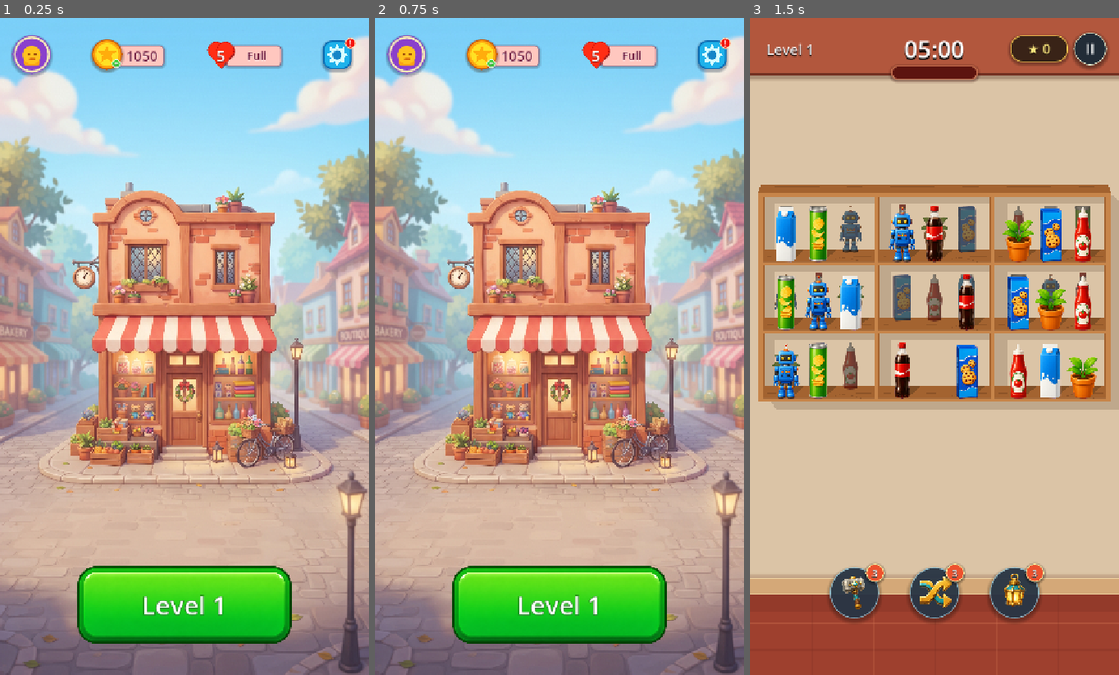
Above: before the commit, frames 1-3 (left to right).
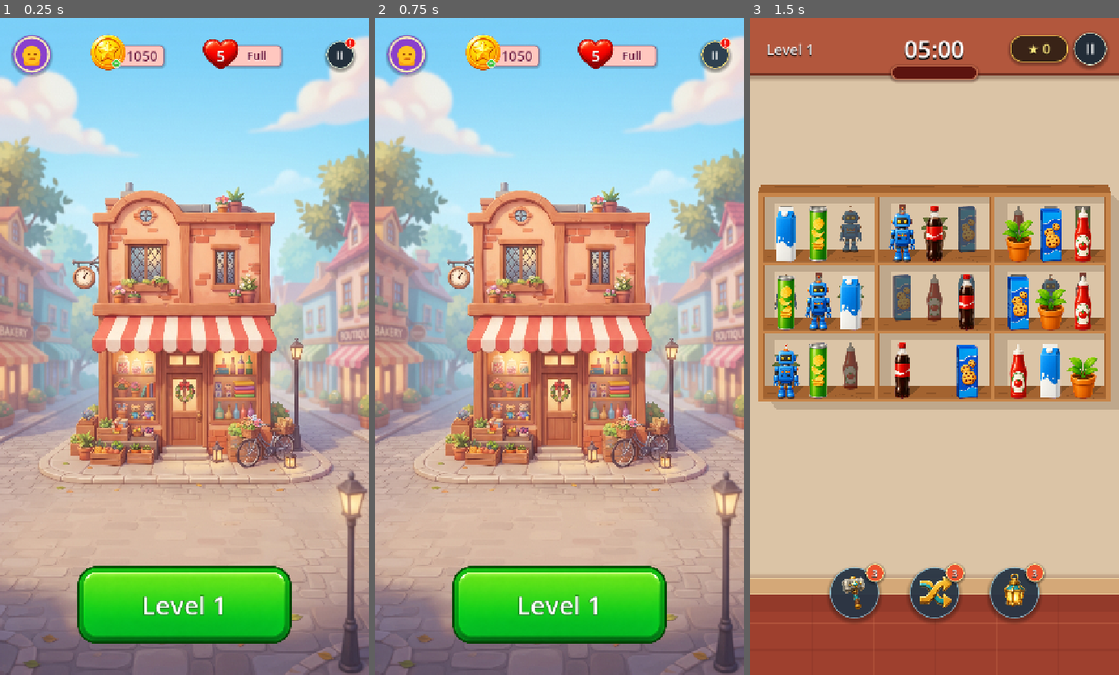
Above: after the commit, the same moments.

Repository: vladeque/sorting-puzzle
Game: Godot game, scene res://scenes/main_menu.tscn
Two runs of this game, one before a commit and one after it. Both use one fixed random seed, a clock stepped at 60 frames per second and the inputs below.
Inputs (mouse positions are in pixels of both pictures, inside the frame that each line leads up to):
- Up to frame 1 (0.25 s): no input
- Up to frame 2 (0.75 s): click (714, 57) at 0.5 s, where only the run after the commit has a clickable "II"
- Up to frame 3 (1.5 s): click "Level 1" at 1.25 s

The runs differ from the first frame. In frame 1, 1.0% of the frame differs, in the area x 24-97%, y 2-9%; in frame 2, 1.0%; in frame 3, nothing differs.

Commit message:
Improve production menu status icons

Diff:
--- a/scenes/ui/main_menu_top_status.tscn
+++ b/scenes/ui/main_menu_top_status.tscn
@@ -1,4 +1,7 @@
-[gd_scene load_steps=16 format=3]
+[gd_scene load_steps=15 format=3]
+
+[ext_resource type="Texture2D" uid="uid://dnlhdgplij67n" path="res://assets/ui/main_menu_coin.png" id="1_coin"]
+[ext_resource type="Texture2D" uid="uid://kvmueps1ax4n" path="res://assets/ui/main_menu_lives.png" id="2_lives"]
 
 [sub_resource type="StyleBoxFlat" id="StyleBoxFlat_profile_ring"]
 bg_color = Color(0.95, 0.9, 0.72, 1)
@@ -56,30 +59,6 @@
 shadow_offset = Vector2(0, 2)
 anti_aliasing_size = 1.0
 
-[sub_resource type="StyleBoxFlat" id="StyleBoxFlat_coin_outer"]
-bg_color = Color(1, 0.65, 0.06, 1)
-border_width_left = 3
-border_width_top = 3
-border_width_right = 3
-border_width_bottom = 3
-border_color = Color(0.79, 0.34, 0.02, 1)
-corner_radius_top_left = 30
-corner_radius_top_right = 30
-corner_radius_bottom_right = 30
-corner_radius_bottom_left = 30
-shadow_color = Color(0.2, 0.11, 0.02, 0.34)
-shadow_size = 5
-shadow_offset = Vector2(0, 3)
-anti_aliasing_size = 1.0
-
-[sub_resource type="StyleBoxFlat" id="StyleBoxFlat_coin_inner"]
-bg_color = Color(1, 0.88, 0.14, 1)
-corner_radius_top_left = 22
-corner_radius_top_right = 22
-corner_radius_bottom_right = 22
-corner_radius_bottom_left = 22
-anti_aliasing_size = 1.0
-
 [sub_resource type="StyleBoxFlat" id="StyleBoxFlat_plus_badge"]
 bg_color = Color(0.25, 0.82, 0.24, 1)
 border_width_left = 2
@@ -93,50 +72,50 @@
 corner_radius_bottom_left = 9
 anti_aliasing_size = 1.0
 
-[sub_resource type="StyleBoxFlat" id="StyleBoxFlat_heart_lobe"]
-bg_color = Color(1, 0.18, 0.08, 1)
-border_width_left = 1
-border_width_top = 1
-border_width_right = 1
-border_width_bottom = 1
-border_color = Color(0.77, 0.05, 0.02, 1)
-corner_radius_top_left = 18
-corner_radius_top_right = 18
-corner_radius_bottom_right = 18
-corner_radius_bottom_left = 18
-anti_aliasing_size = 1.0
-
-[sub_resource type="StyleBoxFlat" id="StyleBoxFlat_heart_shadow_lobe"]
-bg_color = Color(0.62, 0.03, 0.02, 0.62)
-corner_radius_top_left = 18
-corner_radius_top_right = 18
-corner_radius_bottom_right = 18
-corner_radius_bottom_left = 18
-anti_aliasing_size = 1.0
-
-[sub_resource type="StyleBoxFlat" id="StyleBoxFlat_settings_bg"]
-bg_color = Color(0.12, 0.7, 0.92, 1)
-border_width_left = 3
-border_width_top = 3
-border_width_right = 3
-border_width_bottom = 3
-border_color = Color(0.04, 0.42, 0.7, 1)
-corner_radius_top_left = 17
-corner_radius_top_right = 17
-corner_radius_bottom_right = 17
-corner_radius_bottom_left = 17
-shadow_color = Color(0.07, 0.13, 0.25, 0.34)
-shadow_size = 5
+[sub_resource type="StyleBoxFlat" id="StyleBoxFlat_pause_button_normal"]
+bg_color = Color(0.12, 0.17, 0.22, 0.96)
+border_width_left = 2
+border_width_top = 2
+border_width_right = 2
+border_width_bottom = 2
+border_color = Color(0.86, 0.92, 0.82, 0.86)
+corner_radius_top_left = 27
+corner_radius_top_right = 27
+corner_radius_bottom_right = 27
+corner_radius_bottom_left = 27
+shadow_color = Color(0, 0, 0, 0.36)
+shadow_size = 6
 shadow_offset = Vector2(0, 3)
-anti_aliasing_size = 1.0
-
-[sub_resource type="StyleBoxFlat" id="StyleBoxFlat_settings_center"]
-bg_color = Color(0.08, 0.52, 0.78, 1)
-corner_radius_top_left = 9
-corner_radius_top_right = 9
-corner_radius_bottom_right = 9
-corner_radius_bottom_left = 9
-anti_aliasing_size = 1.0
+
+[sub_resource type="StyleBoxFlat" id="StyleBoxFlat_pause_button_pressed"]
+bg_color = Color(0.08, 0.12, 0.16, 1)
+border_width_left = 2
+border_width_top = 2
+border_width_right = 2
+border_width_bottom = 2
+border_color = Color(0.99, 0.75, 0.36, 1)
+corner_radius_top_left = 27
+corner_radius_top_right = 27
+corner_radius_bottom_right = 27
+corner_radius_bottom_left = 27
+shadow_color = Color(0, 0, 0, 0.26)
+shadow_size = 4
+shadow_offset = Vector2(0, 2)
+
+[sub_resource type="StyleBoxFlat" id="StyleBoxFlat_pause_button_hover"]
+bg_color = Color(0.18, 0.25, 0.31, 1)
+border_width_left = 2
+border_width_top = 2
+border_width_right = 2
+border_width_bottom = 2
+border_color = Color(0.99, 0.88, 0.48, 1)
+corner_radius_top_left = 27
+corner_radius_top_right = 27
+corner_radius_bottom_right = 27
+corner_radius_bottom_left = 27
+shadow_color = Color(0, 0, 0, 0.4)
+shadow_size = 7
+shadow_offset = Vector2(0, 3)
 
 [sub_resource type="StyleBoxFlat" id="StyleBoxFlat_alert_badge"]
 bg_color = Color(0.96, 0.08, 0.05, 1)
@@ -269,29 +248,17 @@
 mouse_filter = 2
 theme_override_styles/panel = SubResource("StyleBoxFlat_counter_pill")
 
-[node name="CoinOuter" type="Panel" parent="CoinsWidget"]
-layout_mode = 1
-anchors_preset = 0
-offset_left = 0.0
-offset_right = 60.0
-offset_bottom = 60.0
-mouse_filter = 2
-theme_override_styles/panel = SubResource("StyleBoxFlat_coin_outer")
-
-[node name="CoinInner" type="Panel" parent="CoinsWidget"]
-layout_mode = 1
-anchors_preset = 0
-offset_left = 8.0
-offset_top = 8.0
-offset_right = 52.0
-offset_bottom = 52.0
-mouse_filter = 2
-theme_override_styles/panel = SubResource("StyleBoxFlat_coin_inner")
-
-[node name="CoinStar" type="Polygon2D" parent="CoinsWidget"]
-position = Vector2(30, 30)
-color = Color(1, 0.68, 0.05, 1)
-polygon = PackedVector2Array(0, -18, 5, -6, 18, -6, 8, 2, 12, 16, 0, 8, -12, 16, -8, 2, -18, -6, -5, -6)
+[node name="CoinIcon" type="TextureRect" parent="CoinsWidget"]
+layout_mode = 1
+anchors_preset = 0
+offset_left = -4.0
+offset_top = -10.0
+offset_right = 68.0
+offset_bottom = 62.0
+mouse_filter = 2
+texture = ExtResource("1_coin")
+expand_mode = 1
+stretch_mode = 5
 
 [node name="CoinAmount" type="Label" parent="CoinsWidget"]
 layout_mode = 1
@@ -356,62 +323,24 @@
 mouse_filter = 2
 theme_override_styles/panel = SubResource("StyleBoxFlat_counter_pill")
 
-[node name="HeartShadowLeft" type="Panel" parent="LivesWidget"]
-layout_mode = 1
-anchors_preset = 0
-offset_left = 7.0
-offset_top = 7.0
-offset_right = 41.0
-offset_bottom = 41.0
-mouse_filter = 2
-theme_override_styles/panel = SubResource("StyleBoxFlat_heart_shadow_lobe")
-
-[node name="HeartShadowRight" type="Panel" parent="LivesWidget"]
-layout_mode = 1
-anchors_preset = 0
-offset_left = 25.0
-offset_top = 7.0
-offset_right = 59.0
-offset_bottom = 41.0
-mouse_filter = 2
-theme_override_styles/panel = SubResource("StyleBoxFlat_heart_shadow_lobe")
-
-[node name="HeartShadowPoint" type="Polygon2D" parent="LivesWidget"]
-position = Vector2(33, 39)
-color = Color(0.62, 0.03, 0.02, 0.62)
-polygon = PackedVector2Array(-26, -11, 26, -11, 0, 21)
-
-[node name="HeartLeft" type="Panel" parent="LivesWidget"]
-layout_mode = 1
-anchors_preset = 0
-offset_left = 5.0
-offset_top = 5.0
-offset_right = 39.0
-offset_bottom = 39.0
-mouse_filter = 2
-theme_override_styles/panel = SubResource("StyleBoxFlat_heart_lobe")
-
-[node name="HeartRight" type="Panel" parent="LivesWidget"]
-layout_mode = 1
-anchors_preset = 0
-offset_left = 23.0
-offset_top = 5.0
-offset_right = 57.0
-offset_bottom = 39.0
-mouse_filter = 2
-theme_override_styles/panel = SubResource("StyleBoxFlat_heart_lobe")
-
-[node name="HeartPoint" type="Polygon2D" parent="LivesWidget"]
-position = Vector2(31, 37)
-color = Color(1, 0.18, 0.08, 1)
-polygon = PackedVector2Array(-26, -11, 26, -11, 0, 21)
+[node name="LivesIcon" type="TextureRect" parent="LivesWidget"]
+layout_mode = 1
+anchors_preset = 0
+offset_left = -5.0
+offset_top = -6.0
+offset_right = 67.0
+offset_bottom = 66.0
+mouse_filter = 2
+texture = ExtResource("2_lives")
+expand_mode = 1
+stretch_mode = 5
 
 [node name="LifeCount" type="Label" parent="LivesWidget"]
 layout_mode = 1
 anchors_preset = 0
-offset_left = 10.0
+offset_left = 9.0
 offset_top = 10.0
-offset_right = 52.0
+offset_right = 53.0
 offset_bottom = 54.0
 theme_override_colors/font_color = Color(1, 1, 1, 1)
 theme_override_colors/font_shadow_color = Color(0.48, 0.05, 0.02, 0.82)
@@ -449,29 +378,21 @@
 size_flags_vertical = 4
 mouse_filter = 2
 
-[node name="SettingsBackground" type="Panel" parent="SettingsWidget"]
-layout_mode = 1
-anchors_preset = 0
-offset_top = 6.0
-offset_right = 56.0
-offset_bottom = 62.0
-mouse_filter = 2
-theme_override_styles/panel = SubResource("StyleBoxFlat_settings_bg")
-
-[node name="GearShape" type="Polygon2D" parent="SettingsWidget"]
-position = Vector2(28, 34)
-color = Color(0.85, 1, 1, 1)
-polygon = PackedVector2Array(0, -22, 5, -13, 15, -16, 13, -5, 22, 0, 13, 5, 15, 16, 5, 13, 0, 22, -5, 13, -15, 16, -13, 5, -22, 0, -13, -5, -15, -16, -5, -13)
-
-[node name="GearCenter" type="Panel" parent="SettingsWidget"]
-layout_mode = 1
-anchors_preset = 0
-offset_left = 19.0
-offset_top = 25.0
-offset_right = 37.0
-offset_bottom = 43.0
-mouse_filter = 2
-theme_override_styles/panel = SubResource("StyleBoxFlat_settings_center")
+[node name="SettingsButton" type="Button" parent="SettingsWidget"]
+layout_mode = 1
+anchors_preset = 0
+offset_left = 7.0
+offset_top = 7.0
+offset_right = 61.0
+offset_bottom = 61.0
+theme_override_colors/font_color = Color(1, 1, 1, 1)
+theme_override_colors/font_pressed_color = Color(1, 1, 1, 1)
+theme_override_colors/font_hover_color = Color(1, 1, 1, 1)
+theme_override_font_sizes/font_size = 24
+theme_override_styles/normal = SubResource("StyleBoxFlat_pause_button_normal")
+theme_override_styles/pressed = SubResource("StyleBoxFlat_pause_button_pressed")
+theme_override_styles/hover = SubResource("StyleBoxFlat_pause_button_hover")
+text = "II"
 
 [node name="AlertBadge" type="Panel" parent="SettingsWidget"]
 layout_mode = 1
Binary file added: assets/ui/main_menu_coin.png
Not shown, added: assets/ui/main_menu_coin.png.import
Binary file added: assets/ui/main_menu_lives.png
Not shown, added: assets/ui/main_menu_lives.png.import
Not shown, changed: docs/PROJECT_MAP.md
Not shown, changed: docs/SCENES.md
